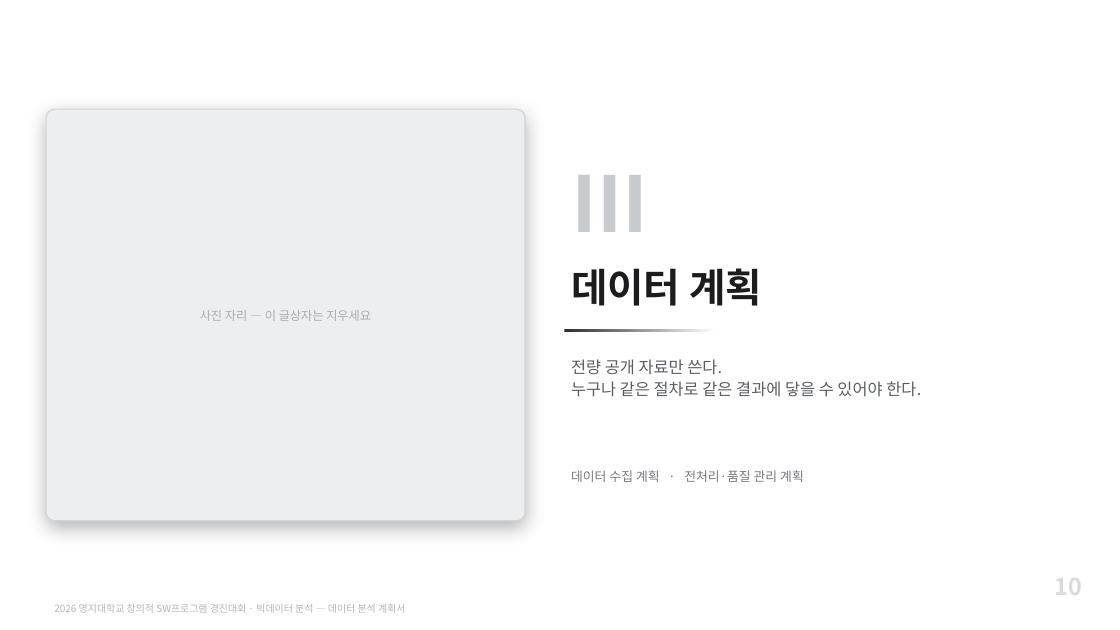
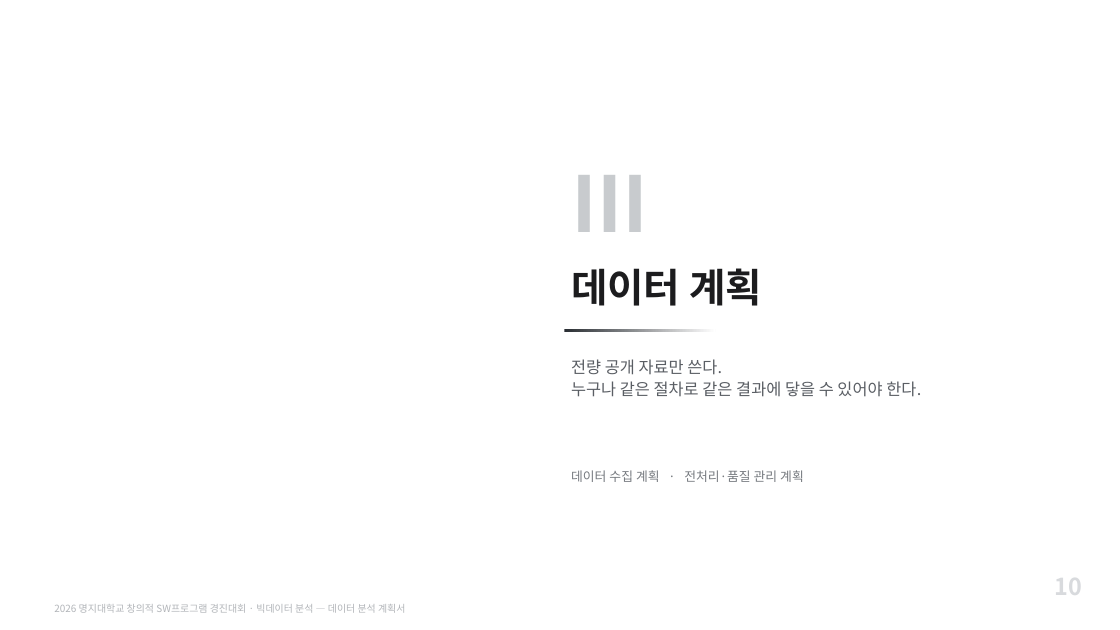
Before and after one commit to karvvan/maternity-care-policy-audit, a slide deck: slide 10 of 05_작업자료/_PPT생성본/데이터분석_계획서.pptx. Drawn at 1120x630 pixels with LibreOffice and Linux fonts; fonts in the diff are those of the drawing. Boxes give left, top, right and bottom in pixels: in the first picture for what was removed or moved away, otherwise in the second. Text is boxed around its words. In the diff, an @@ line names an element or a change of style, - is before the commit and + after.

```diff
--- a/05_작업자료/_PPT생성본/데이터분석_계획서.pptx
+++ b/05_작업자료/_PPT생성본/데이터분석_계획서.pptx
@@ rounded rectangle removed at bbox=[46, 109, 525, 521] @@
@@ text removed at bbox=[200, 310, 371, 321] @@
-사진 자리 — 이 글상자는 지우세요
```
Also in this commit, not shown: 4 other slides changed, 1 other file.
